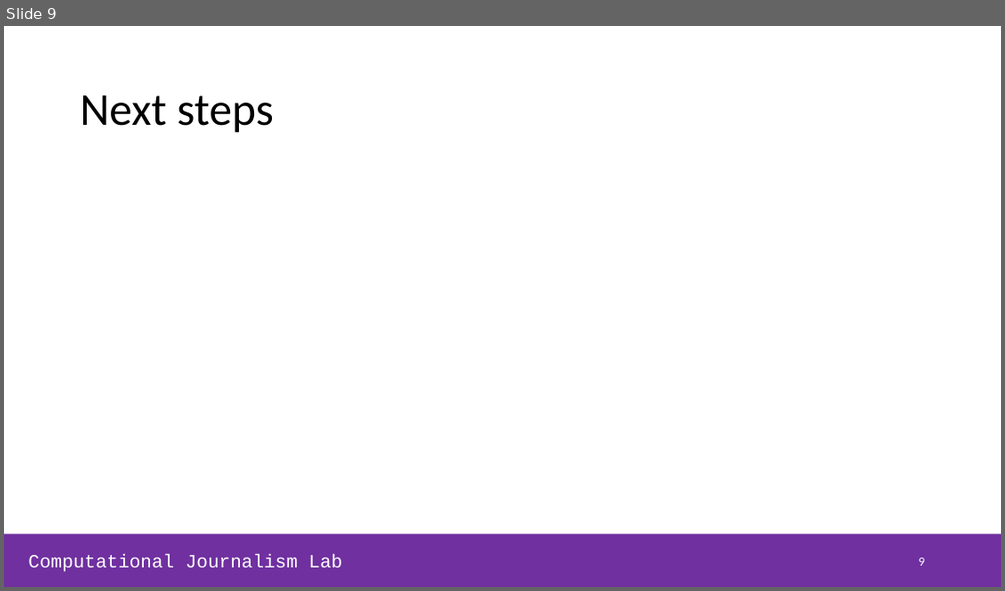
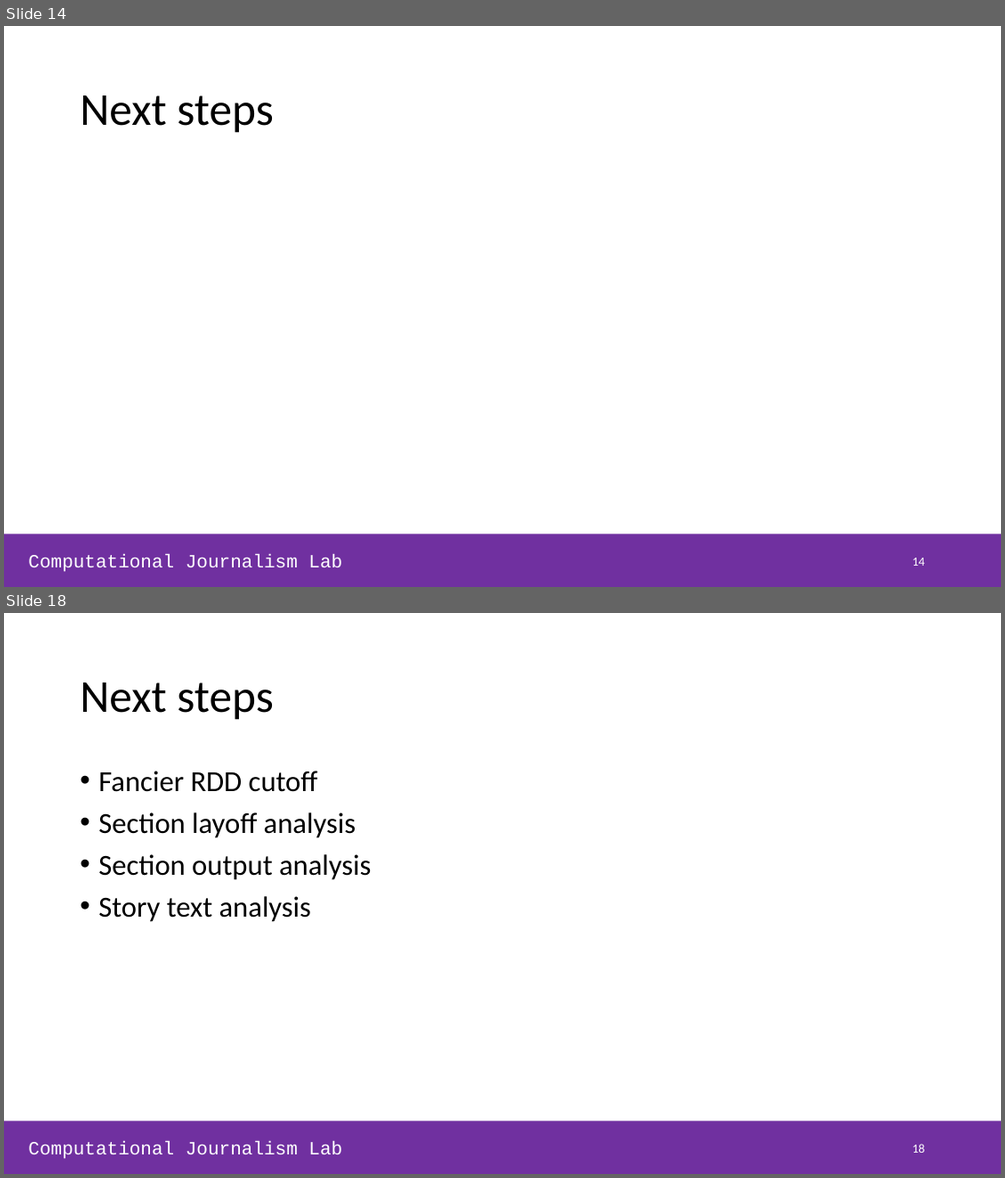
Before and after one commit to NHagar/layoffs_analysis, a slide deck: slides_lab-meeting.pptx. Shown one above the other, each under a label of ours: slide 9 before the commit, slides 14 and 18 after it; the slides between them are not shown. The pictures are 1005x591 and 1005x1178 pixels, drawn with LibreOffice and Linux fonts; fonts in the diff are those of the drawing. Boxes give left, top, right and bottom in pixels: in the first picture for what was removed or moved away, otherwise in the second. Text is boxed around its words. In the diff, an @@ line names an element or a change of style, - is before the commit and + after.

```diff
--- a/slides_lab-meeting.pptx
+++ b/slides_lab-meeting.pptx
@@ slide 18 added at [4,613,1001,1174], background #FFFFFF; not listed: 2 template elements that a slide beside it also shows @@
@@ title added at [80,682,274,720], 44 pt, text #000000 @@
+Next steps
@@ text added at [98,771,371,922], 28 pt, text #000000 @@
+• Fancier RDD cutoff
+• Section layoff analysis
+• Section output analysis
+• Story text analysis
@@ page number added at [912,1143,924,1152], 12 pt, text #FFFFFF @@
+18
@@ what was slide 9 is now slide 14 @@
@@ page number at [912,557,924,565]: text changed @@
-9
+14
```
Also in this commit, not shown: 2 slides changed, 9 other slides added, 1 slide removed, 5 other files.
